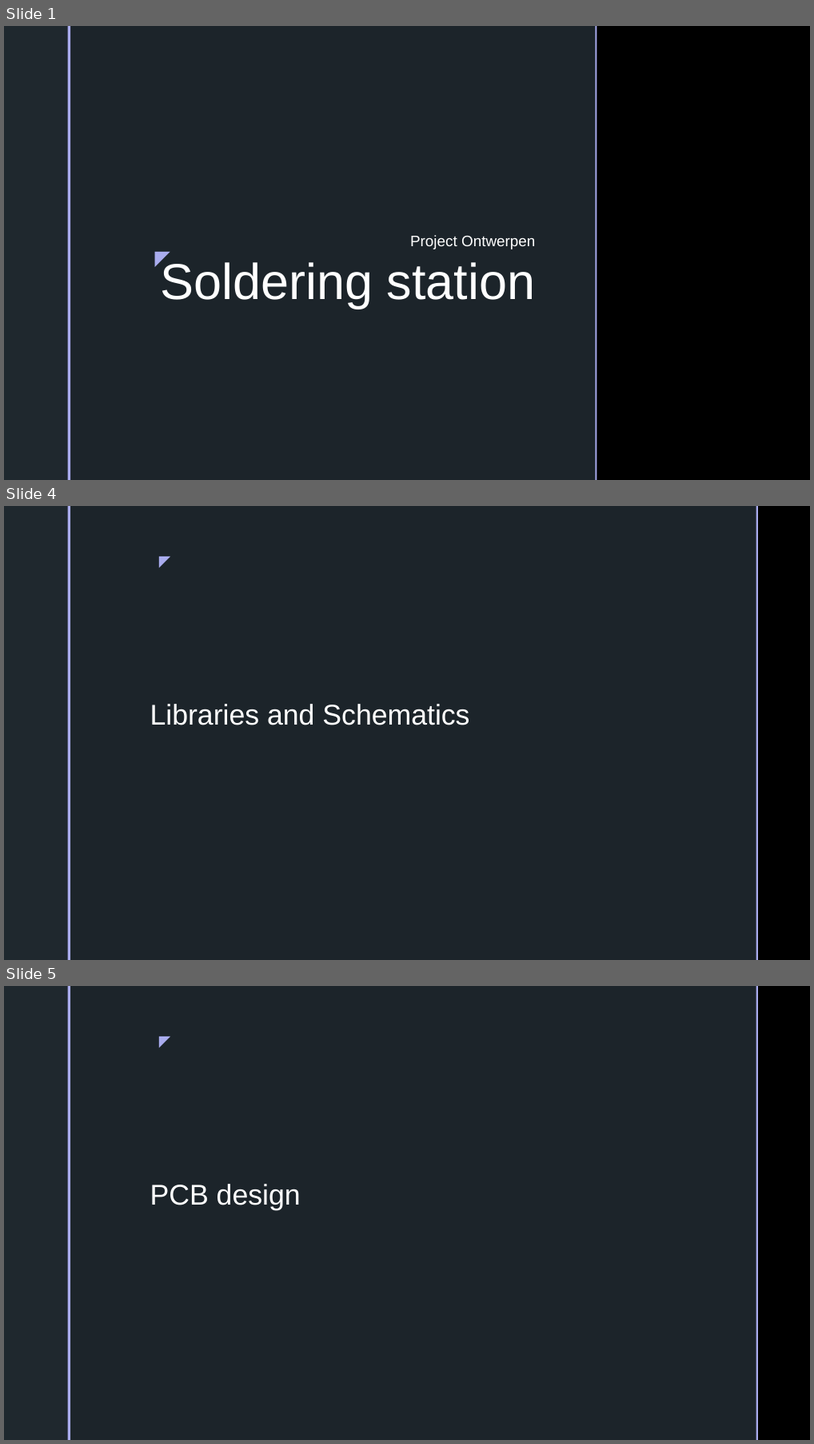
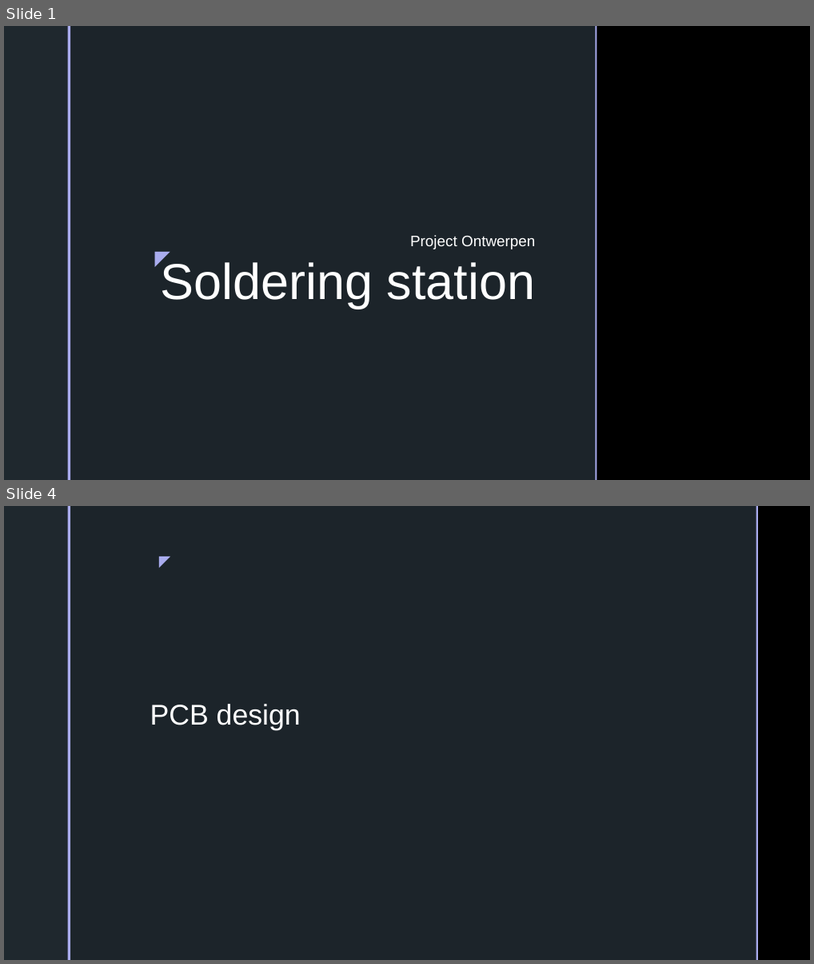
Before and after one commit to XanderPxl/Soldering_station_2023, a slide deck: Solderingstation_powerpoint.pptx. Shown one above the other, each under a label of ours: slides 1, 4 and 5 before the commit, slides 1 and 4 after it; the slides between them are not shown. The pictures are 814x1444 and 814x964 pixels, drawn with LibreOffice and Linux fonts; fonts in the diff are those of the drawing; background and template pictures are left out. Boxes give left, top, right and bottom in pixels: in the first picture for what was removed or moved away, otherwise in the second. Text is boxed around its words. In the diff, an @@ line names an element or a change of style, - is before the commit and + after.

```diff
--- a/Solderingstation_powerpoint.pptx
+++ b/Solderingstation_powerpoint.pptx
@@ slide 4 removed at [4,506,810,960], background picture (left out); not listed: 5 template elements that a slide beside it also shows @@
@@ title removed at [150,704,470,725] @@
-Libraries and Schematics
@@ what was slide 5 is now slide 4 @@
```
Also in this commit, not shown: 3 slides changed, 1 other file.
